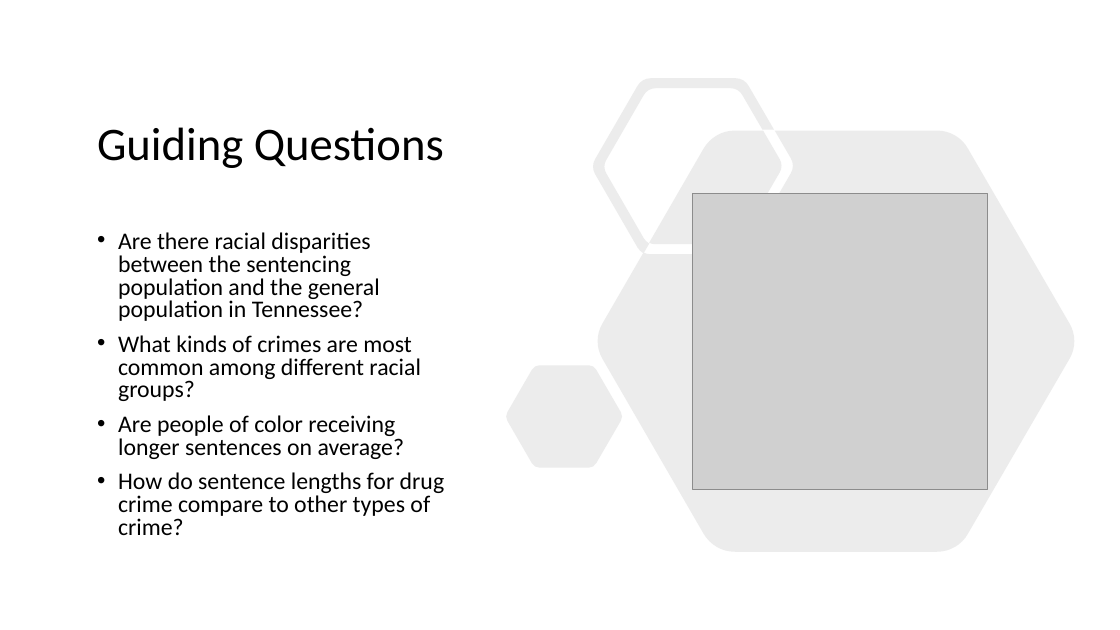
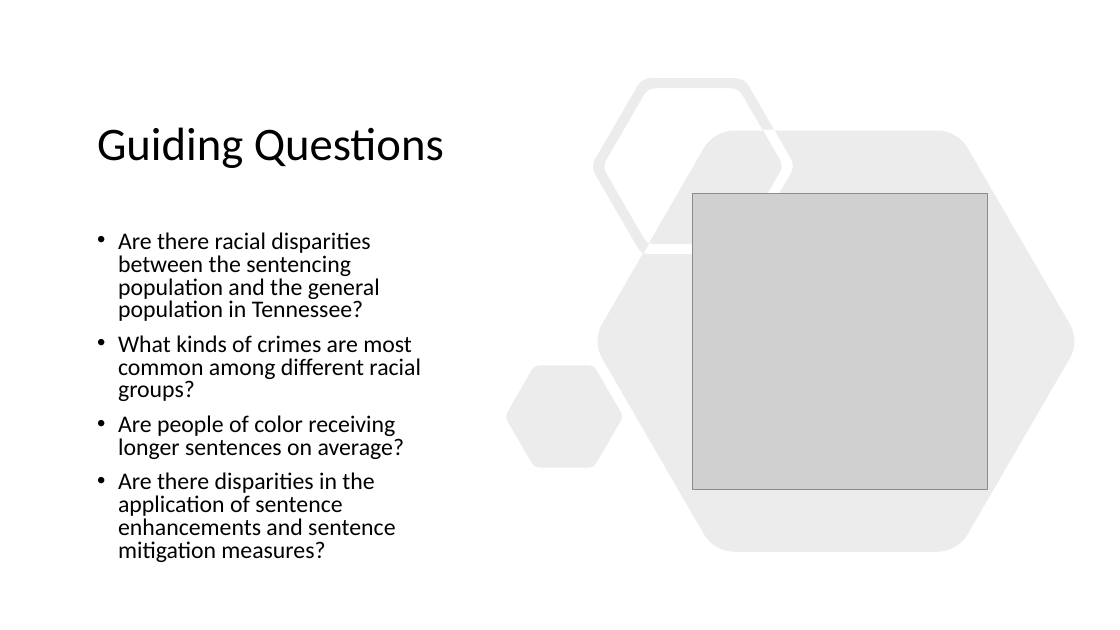
Before and after one commit to jenwhitson/sentencing_project, a slide deck: slide 2 of Presentation.pptx. Drawn at 1120x630 pixels with LibreOffice and Linux fonts; fonts in the diff are those of the drawing; grey boxes stand for pictures. Boxes give left, top, right and bottom in pixels: in the first picture for what was removed or moved away, otherwise in the second. Text is boxed around its words. In the diff, an @@ line names an element or a change of style, - is before the commit and + after.

```diff
--- a/Presentation.pptx
+++ b/Presentation.pptx
@@ text at [118,472,395,562]: text changed @@
-• How do sentence lengths for drug crime compare to other types of crime?
+• Are there disparities in the application of sentence enhancements and sentence mitigation measures?
```
Also in this commit, not shown: 10 other slides changed, 1 slide added, 1 slide removed.
